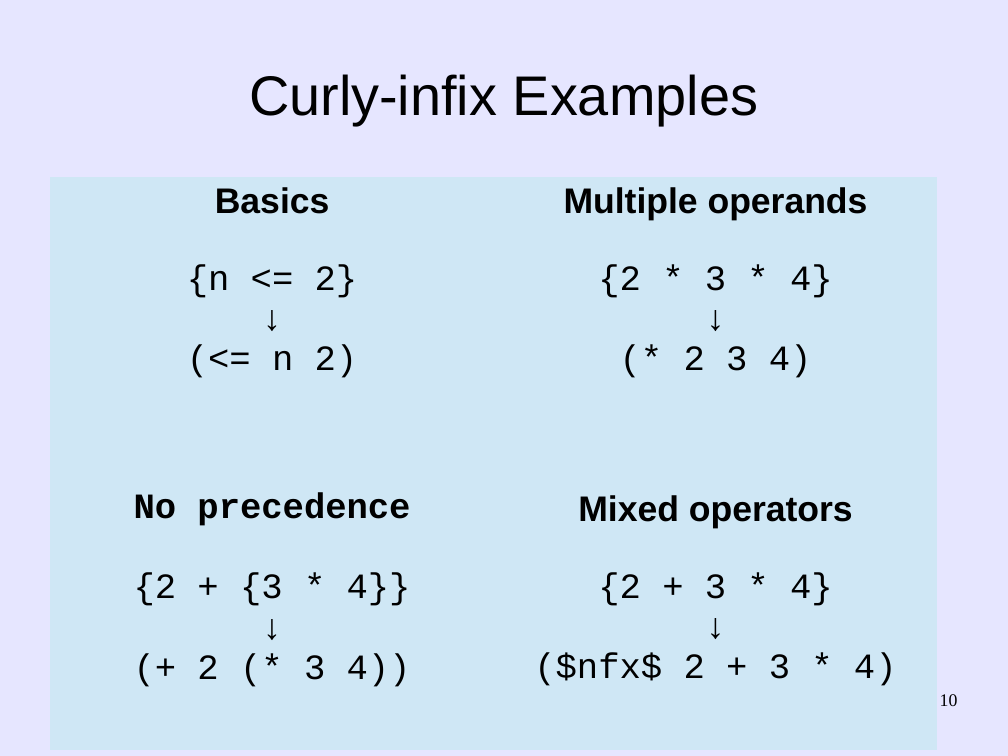
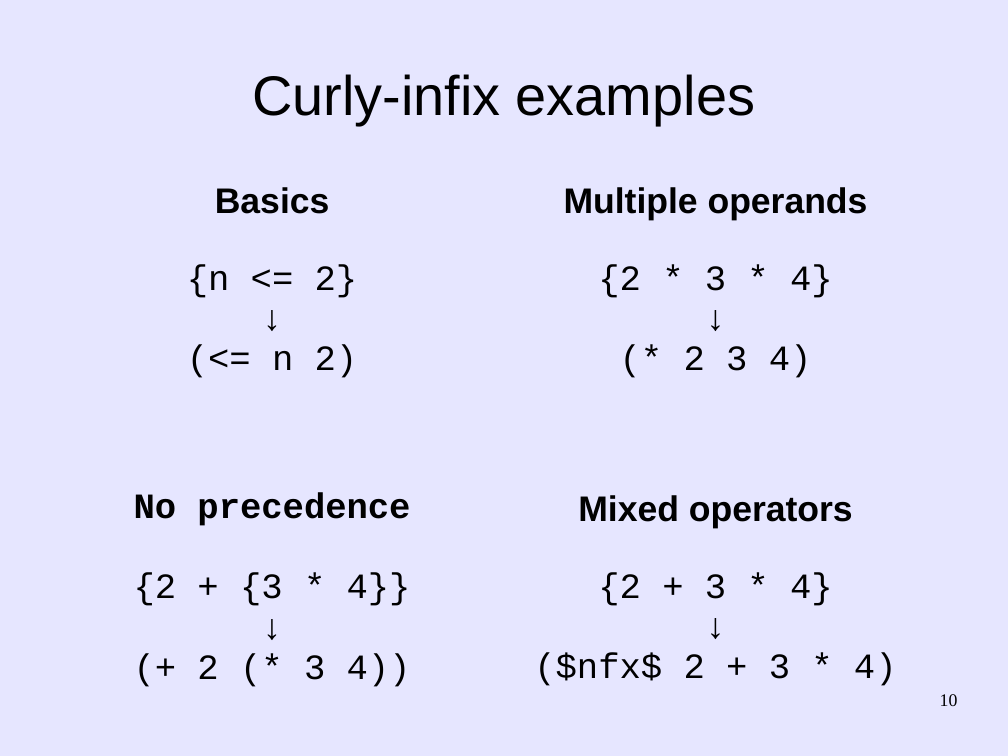
Before and after one commit to martin12333/Readable-Lisp-S-expressions, a slide deck: slide 10 of readable-s-expressions.odp. Drawn at 1008x756 pixels with LibreOffice and Linux fonts; fonts in the diff are those of the drawing. Boxes give left, top, right and bottom in pixels: in the first picture for what was removed or moved away, otherwise in the second. Text is boxed around its words. In the diff, an @@ line names an element or a change of style, - is before the commit and + after.

```diff
--- a/readable-s-expressions.odp
+++ b/readable-s-expressions.odp
@@ title at [252,74,755,125]: text changed @@
-Curly-infix Examples
+Curly-infix examples
@@ table at [50,177,938,713] @@
@@ fill #CFE7F5 to none in 4 cells @@
```
Also in this commit, not shown: 22 other slides changed, 3 slides added, 2 slides removed.
